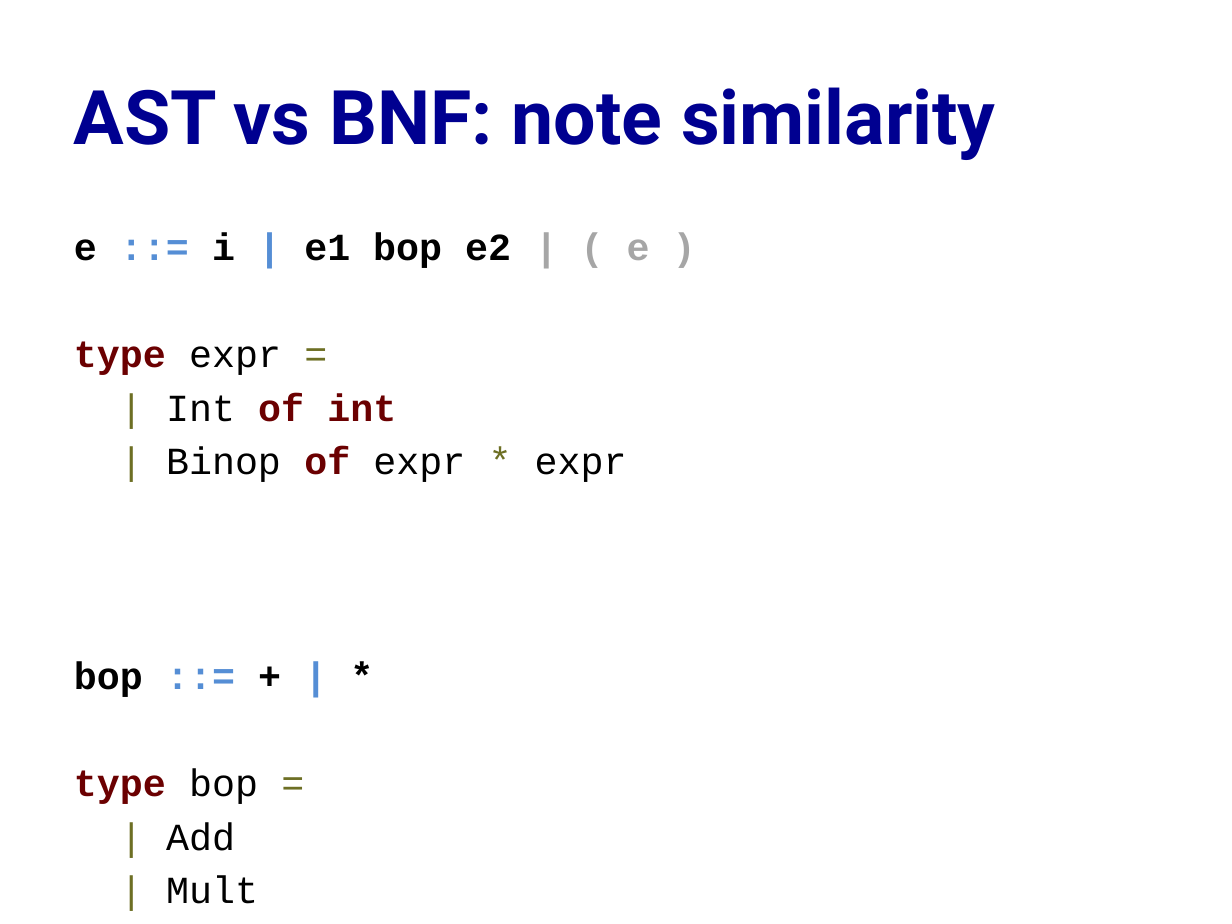
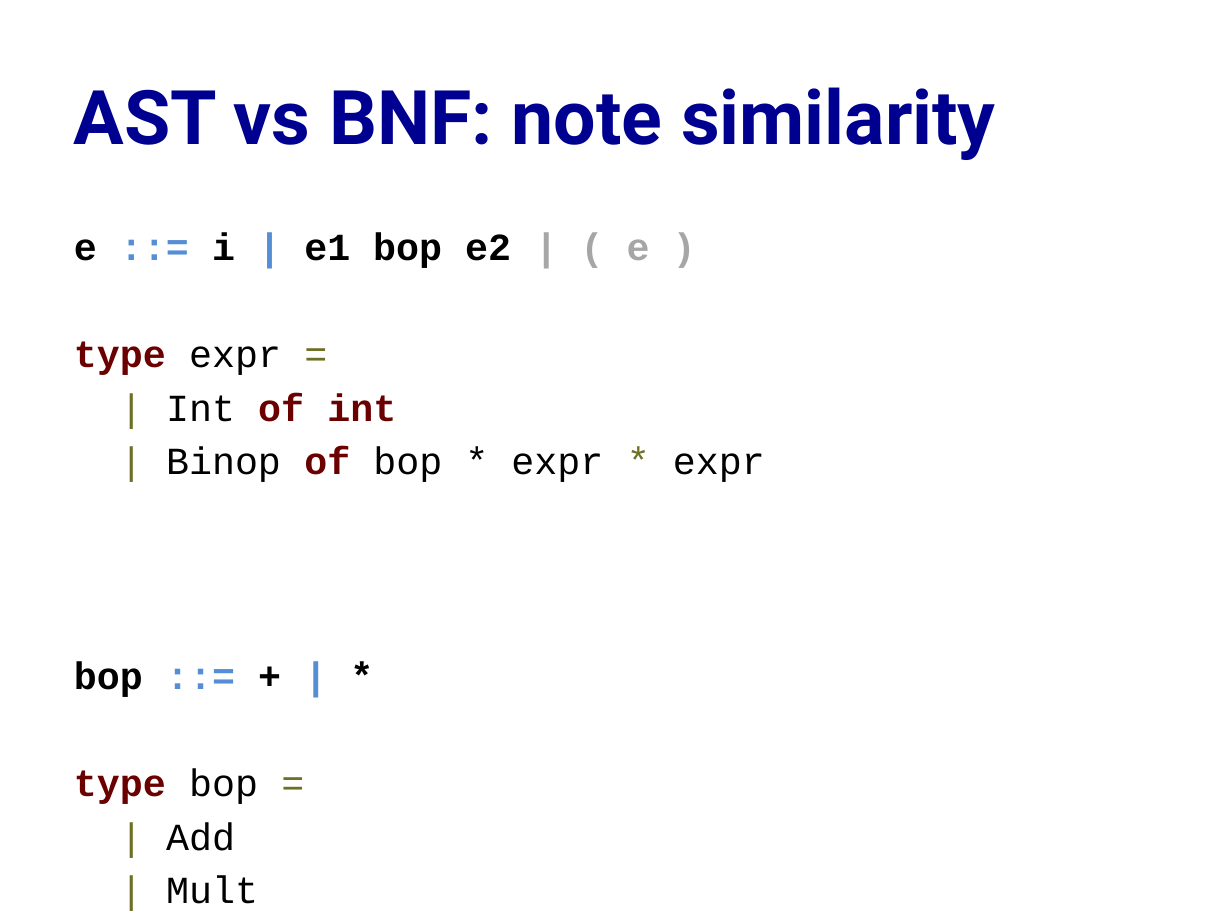
Before and after one commit to cs3110/materials-2019fa, a slide deck: slide 26 of 16-interp/lec.pptx. Drawn at 1232x924 pixels with LibreOffice and Linux fonts; fonts in the diff are those of the drawing. Boxes give left, top, right and bottom in pixels: in the first picture for what was removed or moved away, otherwise in the second. Text is boxed around its words. In the diff, an @@ line names an element or a change of style, - is before the commit and + after.

```diff
--- a/16-interp/lec.pptx
+++ b/16-interp/lec.pptx
@@ text at box(166, 447, 765, 482): text changed @@
-| Binop of expr * expr
+| Binop of bop * expr * expr
```
Also in this commit, not shown: 1 other file.
